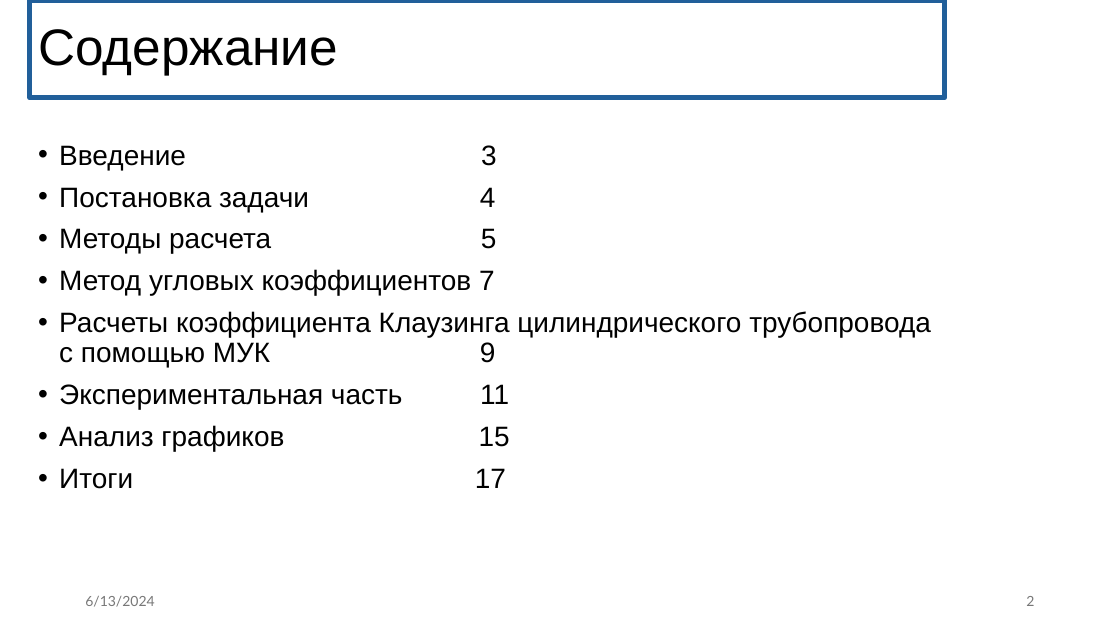
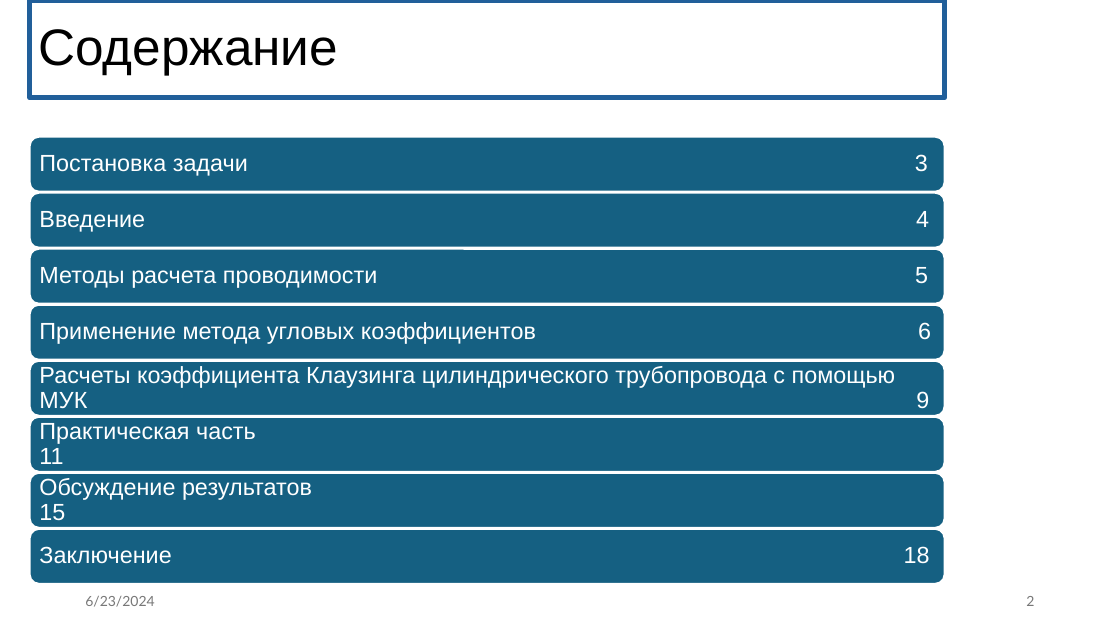
Before and after one commit to eprush/MethodOfAngularCoefficients, a slide deck: slide 2 of Media/bac_diploma.pptx. Drawn at 1120x630 pixels with LibreOffice and Linux fonts; fonts in the diff are those of the drawing. Boxes give left, top, right and bottom in pixels: in the first picture for what was removed or moved away, otherwise in the second. Text is boxed around its words. In the diff, an @@ line names an element or a change of style, - is before the commit and + after.

```diff
--- a/Media/bac_diploma.pptx
+++ b/Media/bac_diploma.pptx
@@ text removed at <box>59,145,931,489</box> @@
-• Введение 3
-• Постановка задачи 4
-• Методы расчета 5
-• Метод угловых коэффициентов 7
-• Расчеты коэффициента Клаузинга цилиндрического трубопровода с помощью МУК 9
-• Экспериментальная часть 11
-• Анализ графиков 15
-• Итоги 17
@@ group added at <box>29,137,944,584</box>: 8 rounded rectangles, 8 texts @@
+Постановка задачи 3
+Введение 4
+Методы расчета проводимости 5
+Применение метода угловых коэффициентов 6
+Расчеты коэффициента Клаузинга цилиндрического трубопровода с помощью МУК 9
+Практическая часть 11
+Обсуждение результатов 15
+Заключение 18
@@ text at <box>85,596,154,607</box>: text changed @@
-6/13/2024
+6/23/2024
```
Also in this commit, not shown: 16 other slides changed, 1 slide added, 2 other files.
